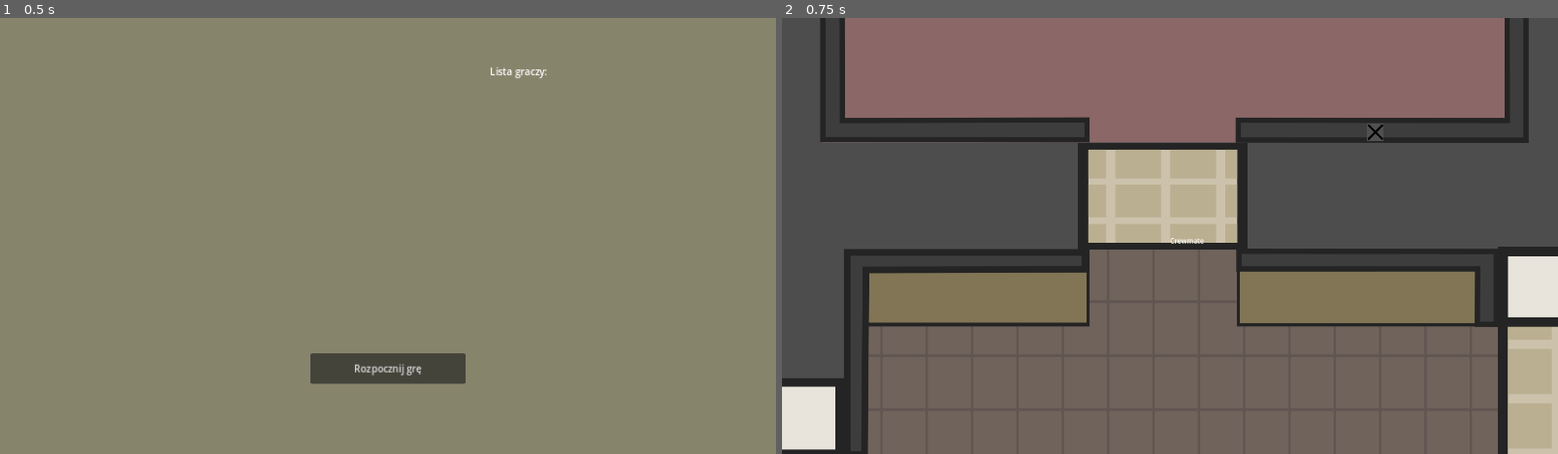
Above: before the commit, frames 1-2 (left to right).
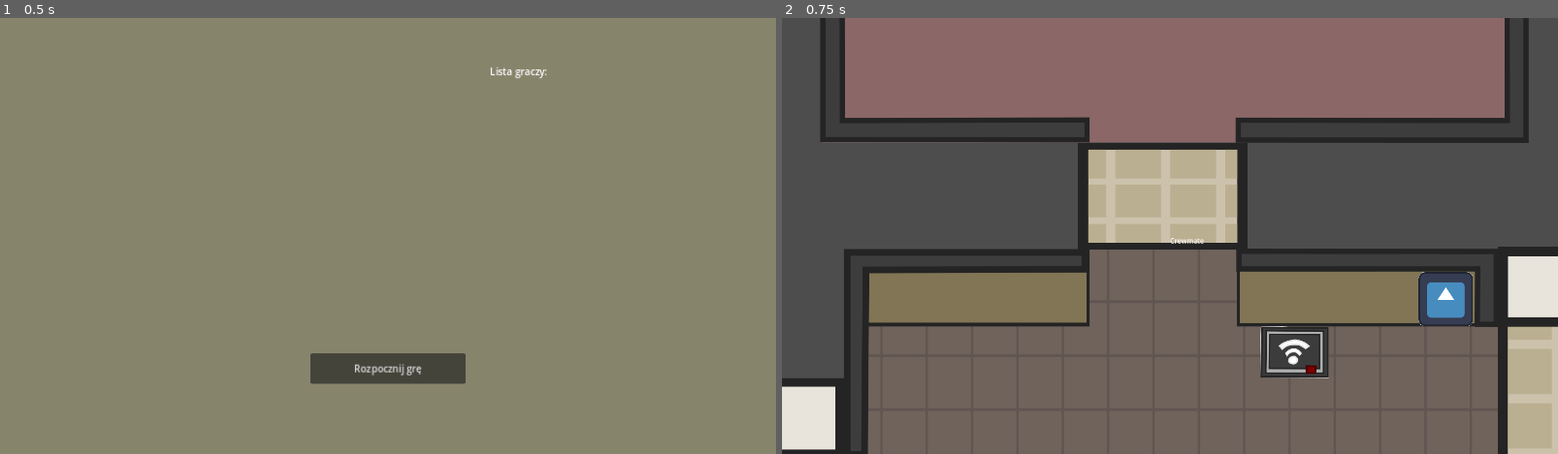
Above: after the commit, the same moments.

Repository: igorzasty2/wzimongus
Game: Godot game, scene res://scenes/ui/lobby_menu/lobby_menu.tscn
Two runs of this game, one before a commit and one after it. Both use one fixed random seed, a clock stepped at 60 frames per second and the inputs below. This scene is started directly instead of the project's main scene. The engine's default icon, where the game draws it, is replaced by a stand-in: a white triangle on a blue panel in a dark square.
Inputs:
- Up to frame 1 (0.5 s): no input
- Up to frame 2 (0.75 s): click "Rozpocznij grę" at 0.5 s

Frame 1 is identical in both runs. In frame 2, 1.9% of the frame differs, in the area x 61-89%, y 24-83%.
Error in both runs: Modulo by zero error in operator '%'. (res://globals/game_manager/game_manager.gd:111)

Commit message:
Fix task_manager on multiple game instances

Diff:
--- a/globals/task_manager/task_manager.gd
+++ b/globals/task_manager/task_manager.gd
@@ -54,7 +54,7 @@
 		# Unikalny id dla każdego tasku.
 		var id_counter = 0
 
-		for i in MultiplayerManager.current_game["registered_players"]:
+		for i in GameManager.get_registered_players():
 			# true w duplicate oznacza że kopia tego będzie głęboka
 			var available_tasks = minigames.duplicate(true)
 			var tasks_dict = {}
@@ -78,9 +78,10 @@
 # Dodaje przesłane przez serwer taski w lokalną listę tasków.
 @rpc("authority", "call_local")
 func assign_tasks_player(tasks):
+
 	for i in tasks:
-		# print(multiplayer.get_unique_id())
-		# print(get_node('/root/lobby_menu/Map').get_children())
+		print(multiplayer.get_unique_id())
+		print(get_node('/root/lobby_menu').get_children())
 		var task = get_node(tasks[i])
 		print(tasks[i])
 		task.enable_task(i)
--- a/project.godot
+++ b/project.godot
@@ -23,6 +23,7 @@
 NetworkRollback="*res://addons/netfox/rollback/network-rollback.gd"
 NetworkEvents="*res://addons/netfox/network-events.gd"
 Interpolators="*res://addons/netfox/interpolators.gd"
+TaskManager="*res://globals/task_manager/task_manager.gd"
 
 [display]
 
--- a/scenes/map/map.tscn
+++ b/scenes/map/map.tscn
@@ -1,18 +1,29 @@
-[gd_scene load_steps=140 format=3 uid="uid://cal1k7y5focn4"]
+[gd_scene load_steps=41 format=3 uid="uid://cal1k7y5focn4"]
 
 [ext_resource type="Script" path="res://scenes/map/map.gd" id="1_xvngj"]
 [ext_resource type="PackedScene" uid="uid://sx7ejcssw0xi" path="res://scenes/player/player.tscn" id="2_0ktid"]
+[ext_resource type="PackedScene" uid="uid://cxdyrnlbs0811" path="res://scenes/task_button/task_button.tscn" id="3_e0rk4"]
 [ext_resource type="Script" path="res://scenes/map/camera.gd" id="3_gwvgv"]
 [ext_resource type="PackedScene" uid="uid://dnni64h8l6jcd" path="res://scenes/map/scenes/wc.tscn" id="3_nbyec"]
+[ext_resource type="PackedScene" uid="uid://buspc3xb5jkoq" path="res://scenes/minigames/fill_formulas/fill_formulas.tscn" id="4_6s3my"]
 [ext_resource type="PackedScene" uid="uid://yk57h8tmiha6" path="res://scenes/map/scenes/sala_1.tscn" id="4_dojmv"]
+[ext_resource type="Texture2D" uid="uid://dj1dqmbh77gan" path="res://scenes/task_button/assets/wifi.png" id="4_wgy3w"]
 [ext_resource type="PackedScene" uid="uid://cwjp3351iq2cg" path="res://scenes/map/scenes/sala_2.tscn" id="5_ehcuo"]
+[ext_resource type="PackedScene" uid="uid://cqjrgcofdp21m" path="res://scenes/minigames/reactor_memory_answer/reactor_memory_answer.tscn" id="5_pwcjb"]
 [ext_resource type="PackedScene" uid="uid://t3ayjy0eflf" path="res://scenes/map/scenes/sala_3.tscn" id="6_j2fhe"]
+[ext_resource type="Texture2D" uid="uid://c8p4e7u58fy7n" path="res://icon.svg" id="6_slh3o"]
 [ext_resource type="PackedScene" uid="uid://q56d4alpaarl" path="res://scenes/map/scenes/xero.tscn" id="7_htmn5"]
+[ext_resource type="Texture2D" uid="uid://dl74edcckhnd" path="res://scenes/ui/button_assets/use_button/use1.png" id="8_6xiik"]
 [ext_resource type="PackedScene" uid="uid://db74hr2yilxel" path="res://scenes/map/scenes/aula.tscn" id="8_ckisu"]
+[ext_resource type="Texture2D" uid="uid://cb3uggck81vll" path="res://scenes/ui/button_assets/use_button/use3.png" id="9_fe7jm"]
 [ext_resource type="PackedScene" uid="uid://deoe0yhjya0it" path="res://scenes/map/scenes/willy.tscn" id="9_r6nh5"]
 [ext_resource type="PackedScene" uid="uid://bcr0n6fy1ajvx" path="res://scenes/map/scenes/bufet.tscn" id="10_dswbv"]
+[ext_resource type="Texture2D" uid="uid://donjo23ai4rn6" path="res://scenes/ui/button_assets/use_button/use2.png" id="10_lwx2h"]
+[ext_resource type="Texture2D" uid="uid://duof0ela0iipq" path="res://scenes/ui/button_assets/close_button/close_button1.png" id="11_28kv6"]
 [ext_resource type="PackedScene" uid="uid://dtjxbe3w5aln6" path="res://scenes/map/scenes/samorzad.tscn" id="11_g3ofr"]
 [ext_resource type="PackedScene" uid="uid://b7o2j3ukypgy6" path="res://scenes/map/scenes/serwerownia.tscn" id="12_6nmdt"]
+[ext_resource type="Texture2D" uid="uid://pmrgxruihggd" path="res://scenes/ui/button_assets/close_button/close_button3.png" id="12_k2ue0"]
+[ext_resource type="Texture2D" uid="uid://byv08l1nglh18" path="res://scenes/ui/button_assets/close_button/close_button2.png" id="13_e3x6e"]
 [ext_resource type="PackedScene" uid="uid://cjpyjgxwnxvda" path="res://scenes/map/scenes/dziekanat.tscn" id="13_jctr6"]
 [ext_resource type="PackedScene" uid="uid://dk3g05gq43kad" path="res://scenes/map/scenes/chillroom.tscn" id="14_8x6md"]
 [ext_resource type="PackedScene" uid="uid://gk1uab4ii8k1" path="res://scenes/map/scenes/pielegniarka.tscn" id="15_giha0"]
@@ -29,17 +40,6 @@
 [ext_resource type="PackedScene" uid="uid://dtke4a6qdlm03" path="res://scenes/map/scenes/corridors/korytarz_sala_2_serwerownia_aula.tscn" id="26_tqpop"]
 [ext_resource type="PackedScene" uid="uid://bodsrjrylxs0s" path="res://scenes/map/scenes/corridors/korytarz_serwerownia_pielegniarka.tscn" id="27_71qtx"]
 [ext_resource type="PackedScene" uid="uid://1nb6uwps5542" path="res://scenes/map/scenes/corridors/korytarz_willy_sala_1_bufet_pokoj_wykladowcow.tscn" id="28_00vjh"]
-[ext_resource type="PackedScene" uid="uid://cxdyrnlbs0811" path="res://scenes/task_button/task_button.tscn" id="3_e0rk4"]
-[ext_resource type="PackedScene" uid="uid://buspc3xb5jkoq" path="res://scenes/minigames/fill_formulas/fill_formulas.tscn" id="4_6s3my"]
-[ext_resource type="Texture2D" uid="uid://dj1dqmbh77gan" path="res://scenes/task_button/assets/wifi.png" id="4_wgy3w"]
-[ext_resource type="PackedScene" uid="uid://cqjrgcofdp21m" path="res://scenes/minigames/reactor_memory_answer/reactor_memory_answer.tscn" id="5_pwcjb"]
-[ext_resource type="Texture2D" uid="uid://c8p4e7u58fy7n" path="res://icon.svg" id="6_slh3o"]
-[ext_resource type="Texture2D" uid="uid://dl74edcckhnd" path="res://scenes/ui/button_assets/use_button/use1.png" id="8_6xiik"]
-[ext_resource type="Texture2D" uid="uid://cb3uggck81vll" path="res://scenes/ui/button_assets/use_button/use3.png" id="9_fe7jm"]
-[ext_resource type="Texture2D" uid="uid://donjo23ai4rn6" path="res://scenes/ui/button_assets/use_button/use2.png" id="10_lwx2h"]
-[ext_resource type="Texture2D" uid="uid://duof0ela0iipq" path="res://scenes/ui/button_assets/close_button/close_button1.png" id="11_28kv6"]
-[ext_resource type="Texture2D" uid="uid://pmrgxruihggd" path="res://scenes/ui/button_assets/close_button/close_button3.png" id="12_k2ue0"]
-[ext_resource type="Texture2D" uid="uid://byv08l1nglh18" path="res://scenes/ui/button_assets/close_button/close_button2.png" id="13_e3x6e"]
 
 [node name="Map" type="Node2D"]
 y_sort_enabled = true
@@ -133,25 +133,7 @@
 zoom = Vector2(0.7, 0.7)
 script = ExtResource("3_gwvgv")
 
-[node name="TypeLabel" type="Label" parent="."]
-offset_right = 65.0
-offset_bottom = 23.0
-
-[node name="Tasks" type="Node2D" parent="."]
-
-[node name="TaskButton" parent="Tasks" instance=ExtResource("3_e0rk4")]
-position = Vector2(214, 208)
-sprite = ExtResource("4_wgy3w")
-minigame_scene = ExtResource("5_pwcjb")
-
-[node name="TaskButton2" parent="Tasks" instance=ExtResource("3_e0rk4")]
-position = Vector2(650, 149)
-sprite = ExtResource("6_slh3o")
-minigame_scene = ExtResource("4_6s3my")
-
-[node name="Camera2D" type="Camera2D" parent="."]
-
-[node name="UseButton" type="TextureButton" parent="Camera2D"]
+[node name="UseButton" type="TextureButton" parent="Camera"]
 visible = false
 z_index = 15
 offset_left = 362.0
@@ -164,7 +146,7 @@
 texture_pressed = ExtResource("9_fe7jm")
 texture_hover = ExtResource("10_lwx2h")
 
-[node name="TopPanel" type="ColorRect" parent="Camera2D"]
+[node name="TopPanel" type="ColorRect" parent="Camera"]
 visible = false
 offset_left = -498.0
 offset_top = -267.0
@@ -173,7 +155,7 @@
 mouse_filter = 2
 color = Color(0.34, 0.34, 0.34, 0.67451)
 
-[node name="MinigameContainer" type="SubViewportContainer" parent="Camera2D"]
+[node name="MinigameContainer" type="SubViewportContainer" parent="Camera"]
 visible = false
 z_index = 15
 anchors_preset = 8
@@ -193,14 +175,15 @@
 focus_mode = 2
 mouse_filter = 0
 
-[node name="MinigameViewport" type="SubViewport" parent="Camera2D/MinigameContainer"]
+[node name="MinigameViewport" type="SubViewport" parent="Camera/MinigameContainer"]
 transparent_bg = true
 handle_input_locally = false
 physics_object_picking = true
 size = Vector2i(1021, 543)
 render_target_update_mode = 0
 
-[node name="CloseButton" type="TextureButton" parent="Camera2D"]
+[node name="CloseButton" type="TextureButton" parent="Camera"]
+visible = false
 z_index = 16
 anchors_preset = -1
 anchor_left = 0.959
@@ -217,4 +200,22 @@
 texture_pressed = ExtResource("12_k2ue0")
 texture_hover = ExtResource("13_e3x6e")
 
-[connection signal="pressed" from="Camera2D/UseButton" to="." method="_on_use_button_pressed"]
+[node name="TypeLabel" type="Label" parent="."]
+offset_right = 65.0
+offset_bottom = 23.0
+
+[node name="Tasks" type="Node2D" parent="."]
+
+[node name="TaskButton" parent="Tasks" instance=ExtResource("3_e0rk4")]
+position = Vector2(214, 208)
+sprite = ExtResource("4_wgy3w")
+minigame_scene = ExtResource("5_pwcjb")
+
+[node name="TaskButton2" parent="Tasks" instance=ExtResource("3_e0rk4")]
+position = Vector2(650, 149)
+sprite = ExtResource("6_slh3o")
+minigame_scene = ExtResource("4_6s3my")
+
+[node name="Camera2D" type="Camera2D" parent="."]
+
+[connection signal="pressed" from="Camera/UseButton" to="." method="_on_use_button_pressed"]
--- a/scenes/minigames/fill_formulas/assets/subscenes/letter.gd
+++ b/scenes/minigames/fill_formulas/assets/subscenes/letter.gd
@@ -26,7 +26,7 @@
 
 
 func _process(delta):
-	if MultiplayerManager.get_current_game_info("paused"):
+	if GameManager.get_current_game_key("paused"):
 		return_to_orig_pos()
 		return
 	# Przypisanie często używanej funkcji do zmiennej w celu skrócenia kodu
--- a/scenes/player/player.gd
+++ b/scenes/player/player.gd
@@ -7,14 +7,13 @@
 var minigame: PackedScene
 var minigame_instance:Node2D
 
-@onready var minigame_container = get_parent().get_parent().get_node("Camera2D").get_node("MinigameContainer")
-@onready var use_button:TextureButton = get_parent().get_parent().get_node("Camera2D").get_node("UseButton")
-@onready var close_button:TextureButton = get_parent().get_parent().get_node("Camera2D").get_node("CloseButton")
 @export var input: InputSynchronizer
 
 @onready var animation_tree = $Skins/AltAnimationTree
-@onready var camera = get_parent().get_parent().get_node("Camera2D")
 @onready var camera = get_parent().get_parent().get_node("Camera")
+@onready var minigame_container = get_parent().get_parent().get_node("Camera").get_node("MinigameContainer")
+@onready var use_button:TextureButton = get_parent().get_parent().get_node("Camera").get_node("UseButton")
+@onready var close_button:TextureButton = get_parent().get_parent().get_node("Camera").get_node("CloseButton")
 
 
 func _ready():
@@ -48,27 +47,6 @@
 
 	# Porusza postacią i obsługuje kolizje.
 	velocity *= NetworkTime.physics_factor
-	update_animation_parameters()
-
-	if name.to_int() == multiplayer.get_unique_id():
-		var target_position = position
-		camera.position = camera.position.lerp(target_position, 5 * _delta)
-
-
-func _physics_process(_delta):
-	# Pobiera pionowe i poziome wejście gracza, i odpowiednio ustawia pionową oraz poziomą prędkość.
-	direction = Vector2(input.direction.x, input.direction.y)
-	direction = direction.normalized()
-	if direction:
-		velocity.x = direction.x * SPEED
-		velocity.y = direction.y * SPEED
-	else:
-		velocity.x = move_toward(velocity.x, 0, SPEED)
-		velocity.y = move_toward(velocity.y, 0, SPEED)
-	# Zapamiętuje ostatni kierunek wzroku postaci
-	if direction.x != 0:
-		last_direction_x = direction.x
-	# Porusza graczem i obsługuje kolizje.
 	move_and_slide()
 	velocity /= NetworkTime.physics_factor
 
@@ -124,20 +102,20 @@
 	minigame_instance.scale = Vector2(x_scale, y_scale)
 	use_button.visible = false
 	use_button.disabled = true
-	MultiplayerManager.set_input_state(false)
+	GameManager.set_input_status(false)
 	minigame_instance.minigame_end.connect(end_minigame)
 	close_button.visible = true
 
 func end_minigame():
 	minigame_instance.queue_free()
 	minigame_container.visible = false
-	MultiplayerManager.set_input_state(true)
+	GameManager.set_input_status(true)
 	close_button.visible = false
 	TaskManager.mark_task_as_complete_player()
 
 func close_minigame():
 	minigame_instance.queue_free()
 	minigame_container.visible = false
-	MultiplayerManager.set_input_state(true)
+	GameManager.set_input_status(true)
 	close_button.visible = false
-	show_use_button(id, minigame)
+	show_use_button(name.to_int(), minigame)
--- a/scenes/task_button/task_button.gd
+++ b/scenes/task_button/task_button.gd
@@ -41,21 +41,20 @@
 
 func _on_body_entered(body):
 	print("yo")
-	if "id" in body and body.id == multiplayer.get_unique_id() and not disabled:
-		body.id
+	if body.name.to_int() == multiplayer.get_unique_id() and not disabled:
 		_is_player_inside = true
 		sprite_node.material.set_shader_parameter('line_color', _in_range_task_color)
-		body.show_use_button(body.id, minigame_scene)
+		body.show_use_button(body.name.to_int(), minigame_scene)
 		TaskManager.current_task_id = task_id
 
 
 func _on_body_exited(body):
 	print(body.get_name())
 
-	if "id" in body and body.id == multiplayer.get_unique_id() and not disabled:
+	if body.name.to_int() == multiplayer.get_unique_id() and not disabled:
 		_is_player_inside = false
 		sprite_node.material.set_shader_parameter('line_color', _out_of_range_task_color)
-		body.hide_use_button(body.id)
+		body.hide_use_button(body.name.to_int())
 		TaskManager.current_task_id = null
 
 
--- a/scenes/ui/lobby_menu/lobby_menu.gd
+++ b/scenes/ui/lobby_menu/lobby_menu.gd
@@ -49,6 +49,7 @@
 
 	# Dodaje nową mapę
 	map.add_child(scene.instantiate())
+	TaskManager.assign_tasks_server(1)
 
 
 # Aktualizuje wyświetlaną listę graczy
